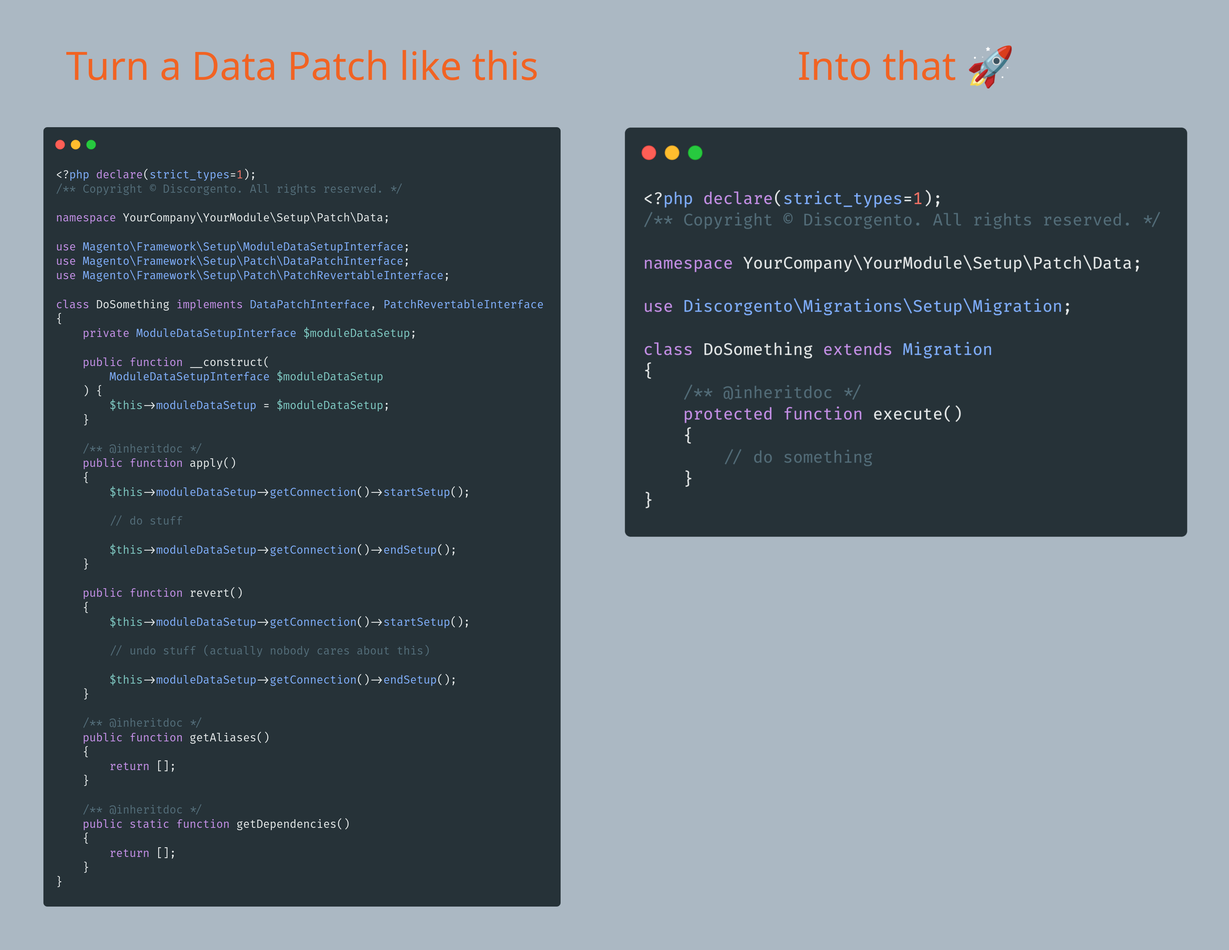
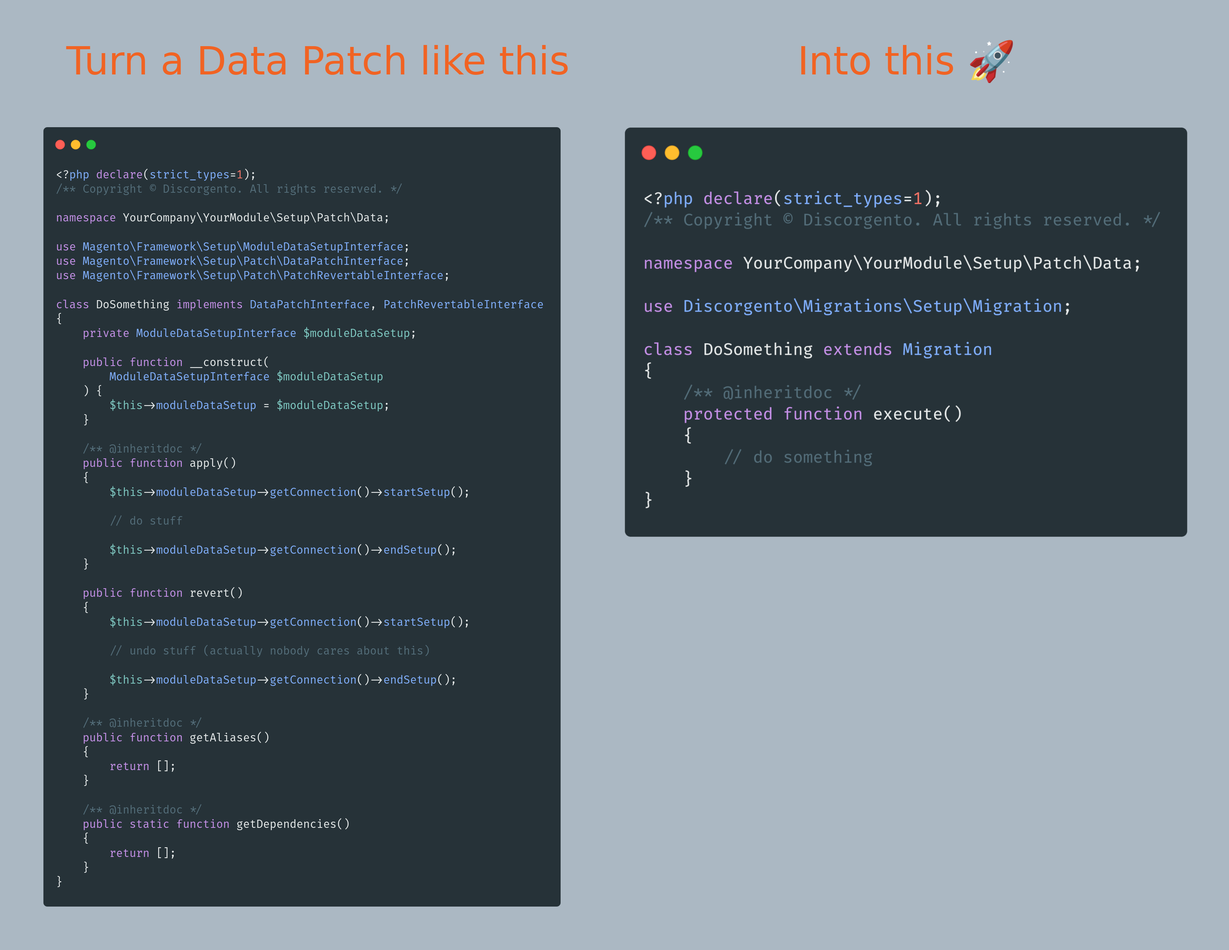
Revision of a layered 1229×950 image; what changed, layer by layer:
renamed "Into that 🚀" to "Into this 🚀", painted on it over [799, 39, 1014, 89]
painted on "Turn a Data Patch like this" over [65, 44, 569, 81]
